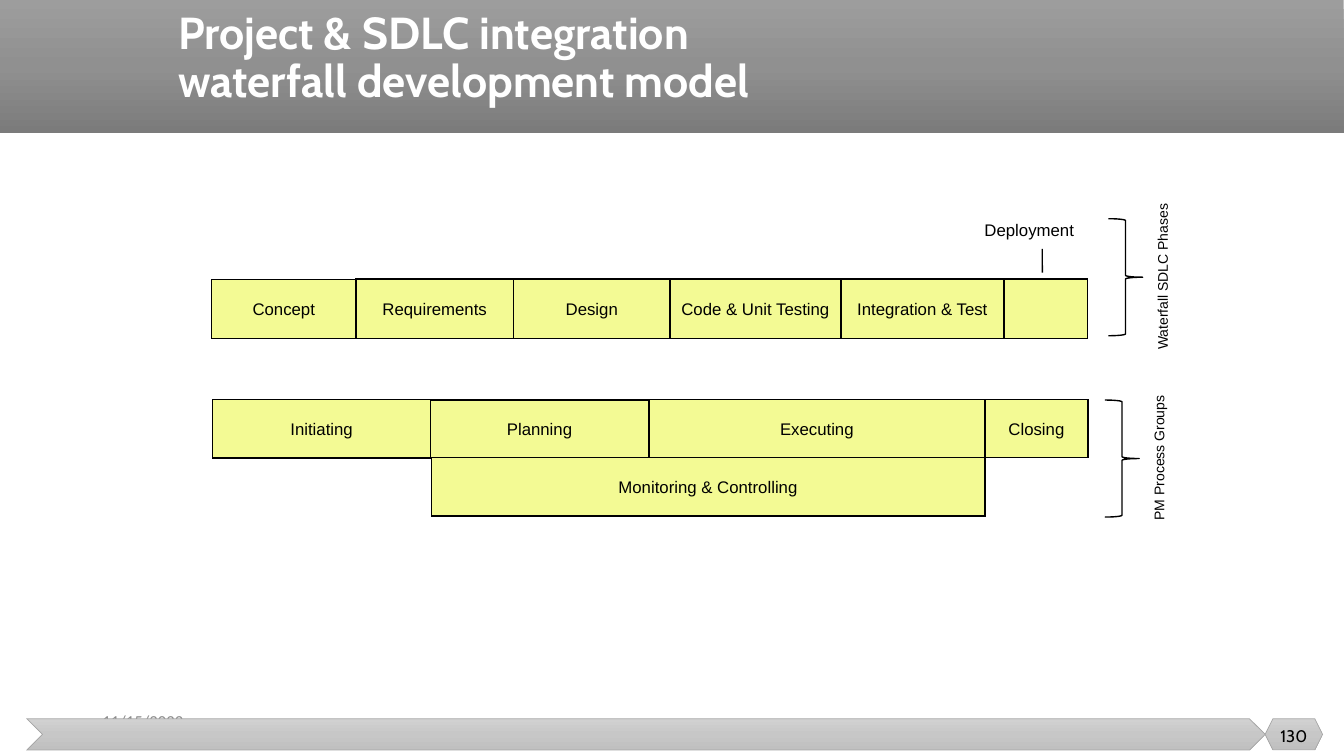
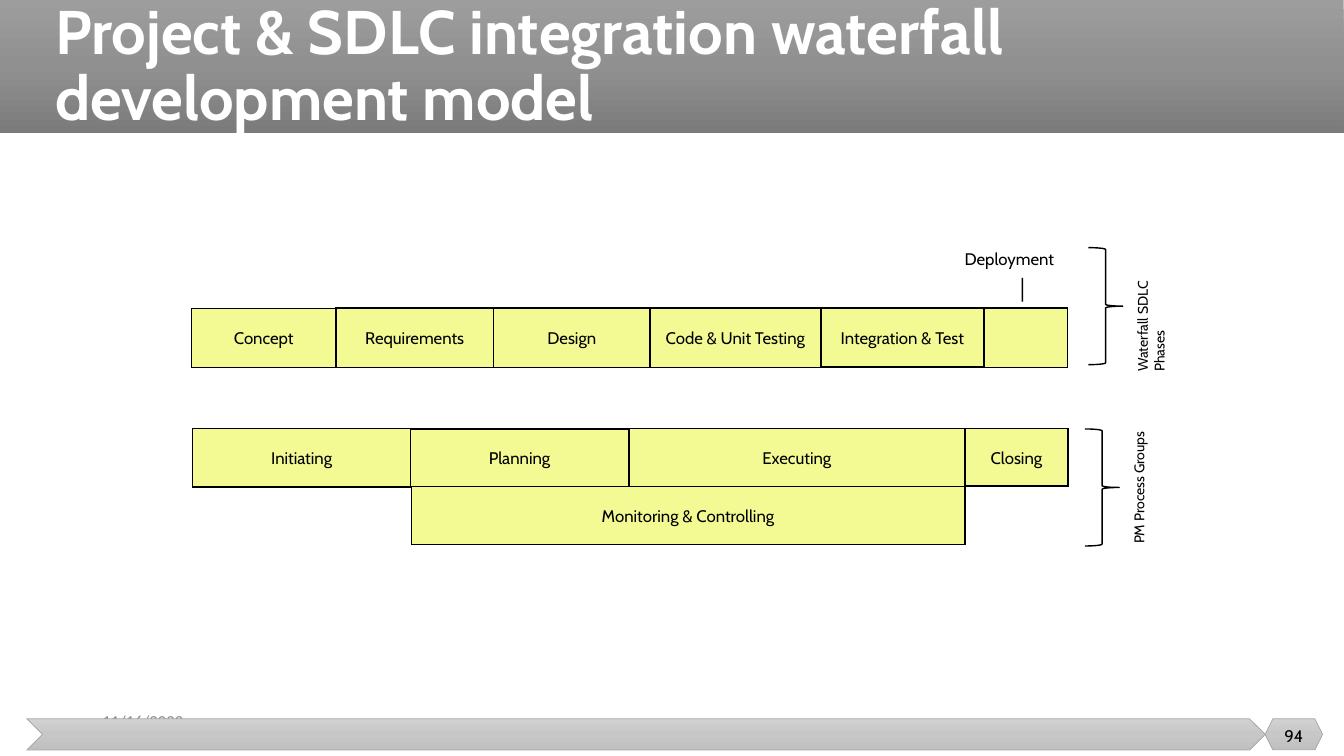
Before and after one commit to malenezi/malenezi, a slide deck: slide 94 of SE423/Lectures/2-SE Context/Project Management and SE Context.pptx (slide 130 before the commit). Drawn at 1344x756 pixels with LibreOffice and Linux fonts; fonts in the diff are those of the drawing. Boxes give left, top, right and bottom in pixels: in the first picture for what was removed or moved away, otherwise in the second. Text is boxed around its words. In the diff, an @@ line names an element or a change of style, - is before the commit and + after.

```diff
--- a/SE423/Lectures/2-SE Context/Project Management and SE Context.pptx
+++ b/SE423/Lectures/2-SE Context/Project Management and SE Context.pptx
@@ title "Project & SDLC integration waterfall ...": place and size @@
-title "Project & SDLC integration waterfall ..." at [178, 17, 749, 107]
+title "Project & SDLC integration waterfall ..." at [55, 8, 1003, 135]
@@ title "Project & SDLC integration waterfall ..." at [55, 8, 1003, 135]: size 32 to 44 pt @@
@@ font Arial to Cabin in 13 elements at [410, 429, 629, 487], [336, 308, 493, 367], [494, 308, 650, 367], [650, 308, 821, 367], [193, 429, 411, 487], [629, 429, 965, 487], [822, 309, 984, 368], [965, 429, 1068, 486], [965, 252, 1055, 269], [411, 487, 965, 545], [192, 309, 336, 368], [1131, 436, 1148, 542], [1134, 284, 1168, 371] @@
@@ text "Waterfall SDLC Phases": place and size @@
-text "Waterfall SDLC Phases" at [1155, 208, 1171, 349]
+text "Waterfall SDLC Phases" at [1134, 284, 1168, 371]
@@ 11 rectangles, 2 right braces, 1 text, 1 line: place and size @@
-11 rectangles, 2 right braces, 1 text, 1 line at [212, 219, 1143, 517]
+11 rectangles, 2 right braces, 1 text, 1 line at [192, 248, 1123, 546]
@@ text "PM Process Groups": place and size @@
-text "PM Process Groups" at [1152, 400, 1168, 519]
+text "PM Process Groups" at [1131, 436, 1148, 542]
@@ text at [102, 714, 183, 719]: text changed @@
-11/15/2022
+11/16/2022
@@ page number at [1284, 730, 1303, 742]: text changed @@
-130
+94
```
Also in this commit, not shown: 56 other slides changed, 1 slide added, 15 slides removed, 7 other files.
